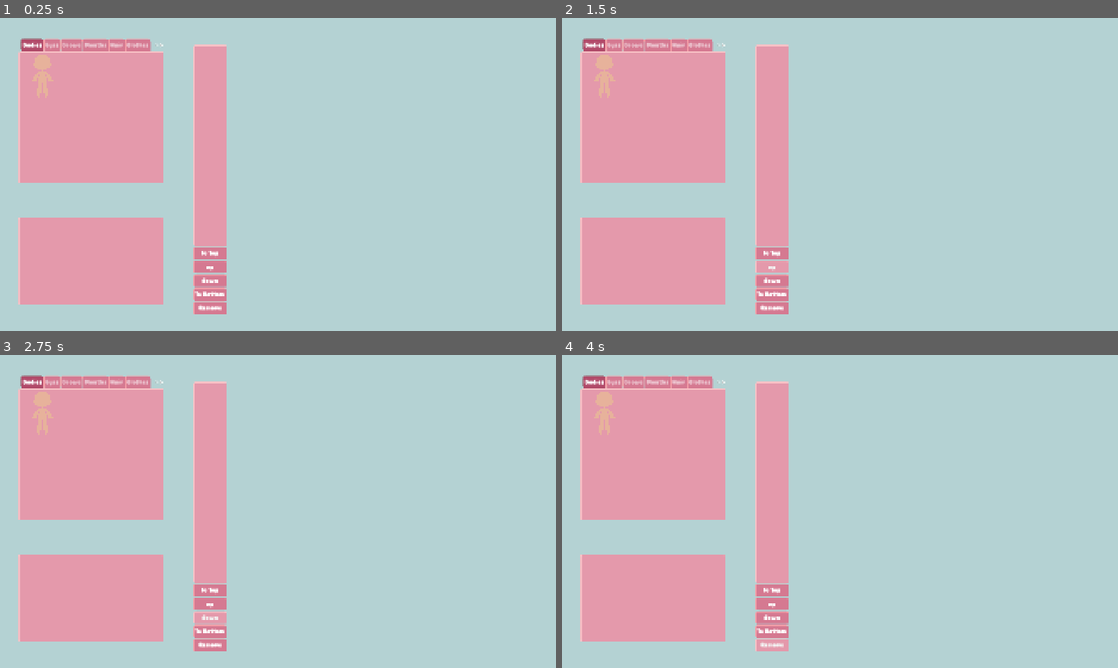
Above: before the commit, frames 1-4 (two rows, left to right).
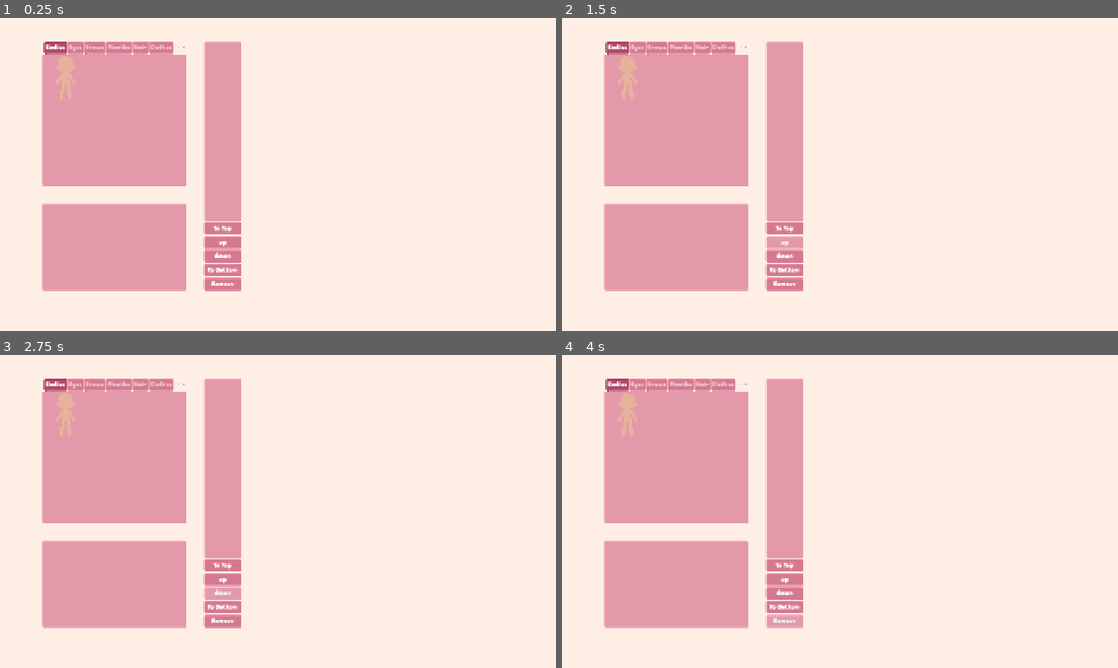
Above: after the commit, the same moments.

Repository: DayaanS/dress-up
Game: Godot game, scene res://scenes/customization.tscn
Two runs of this game, one before a commit and one after it. Both use one fixed random seed, a clock stepped at 60 frames per second and the inputs below.
Inputs:
- Up to frame 1 (0.25 s): no input
- Up to frame 2 (1.5 s): click "To Top" at 0.5 s; click "up" at 1.25 s
- Up to frame 3 (2.75 s): click "down" at 2 s
- Up to frame 4 (4 s): click "To Bottom" at 2.75 s; click "Remove" at 3.5 s

The runs differ from the first frame. In frame 1, 84% of the frame differs, in the area x 0-100%, y 0-100%; in frame 2, 84%; in frame 3, 84%; in frame 4, 84%.

Commit message:
docs: add README and add comments and documentation in script

Diff:
--- a/data/item.gd
+++ b/data/item.gd
@@ -1,5 +1,6 @@
 extends Resource
 
+## Resource for storing item data
 class_name Item
 
 @export var item_id: String # needs to be unique for each item, used to identify which item layer corresponds to
--- a/data/item_part.gd
+++ b/data/item_part.gd
@@ -1,5 +1,6 @@
 extends Resource
 
+## Resource for storing data of item parts
 class_name ItemPart
 
 @export var name: String
--- a/scenes/customization.tscn
+++ b/scenes/customization.tscn
@@ -10,7 +10,7 @@
 z_index = -4
 offset_right = 1920.0
 offset_bottom = 1080.0
-color = Color(0.7055854, 0.82378477, 0.8285326, 1)
+color = Color(0.9999997, 0.9330578, 0.8940964, 1)
 
 [node name="UI" type="CanvasLayer" parent="." unique_id=2042037321]
 
@@ -70,27 +70,26 @@
 layout_mode = 2
 
 [node name="ItemSelection" parent="UI" unique_id=1754921532 node_paths=PackedStringArray("layers_ui", "outfit") instance=ExtResource("3_cb7s4")]
-offset_left = 64.0
-offset_top = 72.0
-offset_right = -1356.0
-offset_bottom = -508.0
+offset_left = 144.0
+offset_top = 80.0
+offset_right = -1276.0
+offset_bottom = -500.0
 size_flags_horizontal = 0
 layers_ui = NodePath("../Layers")
 outfit = NodePath("../../Outfit")
 
 [node name="ItemColorSelection" parent="UI" unique_id=1949384703 instance=ExtResource("4_cb7s4")]
-offset_left = 64.0
-offset_top = 688.0
-offset_right = -1356.0
-offset_bottom = -92.0
+offset_left = 144.0
+offset_top = 640.0
+offset_right = -1276.0
+offset_bottom = -140.0
 size_flags_horizontal = 0
 
 [node name="Layers" parent="UI" unique_id=136292836 node_paths=PackedStringArray("items_parent_node", "item_color_selection", "item_selection") instance=ExtResource("5_pb2oy")]
-offset_left = 675.0
-offset_top = 93.0
-offset_right = -1145.0
-offset_bottom = -43.0
-scale = Vector2(1, 0.985)
+offset_left = 704.0
+offset_top = 79.99999
+offset_right = -1086.0
+offset_bottom = -140.0
 items_parent_node = NodePath("../../Outfit")
 item_color_selection = NodePath("../ItemColorSelection")
 item_selection = NodePath("../ItemSelection")
--- a/scripts/item_color_selection.gd
+++ b/scripts/item_color_selection.gd
@@ -1,16 +1,16 @@
 extends Control
 
 @onready var color_list: VBoxContainer =$Panel/MarginContainer/VBoxContainer
-var item_part_color_selection = preload("res://scenes/item_part_color_selection.tscn")
+var item_part_color_selection:PackedScene = preload("res://scenes/item_part_color_selection.tscn")
 
 
-func remove_item_colors():
+func remove_item_colors() -> void:
 	for color_button in color_list.get_children():
 		color_button.queue_free()
 
 
 # adds color pickers for colors of Item
-func add_item_colors(item:Item):
+func add_item_colors(item:Item) -> void:
 	remove_item_colors()
 	for i in len(item.colors):
 		var item_part_color_selection_instance = item_part_color_selection.instantiate()
--- a/scripts/item_part_color_selection.gd
+++ b/scripts/item_part_color_selection.gd
@@ -1,11 +1,11 @@
 extends HBoxContainer
 
 @export var color: Color
-@export var part_name:String
+@export var part_name: String
 @onready var color_picker_button: ColorPickerButton = $ColorPickerButton
 @onready var label: Label = $Label
 
-var color_picker_index = 0
+var color_picker_index: int = 0
 
 
 func change_item_color(item:Item, index:int, color:Color) -> void:
--- a/scripts/item_selection.gd
+++ b/scripts/item_selection.gd
@@ -15,37 +15,35 @@
 @export var layers_ui: Control
 @export var outfit: Node2D
 
-var skeleton_scene = preload("res://scenes/skeleton.tscn")
+var skeleton_scene: PackedScene = preload("res://scenes/skeleton.tscn")
 
 var current_item_nodes: Dictionary[String, Skeleton] = {}
 
 @onready var item_color_selection: Control = $"../ItemColorSelection"
 
 
-# adds a skeleton base for item_parts to attach to and returns that node
-func add_item_to_body(all_items_data, index:int, selected: bool):
+## adds a skeleton base for item_parts to attach to and returns that node
+func add_item_to_body(all_items_data:Array[Item], index:int, selected: bool) -> void:
 	if selected == true:
 		var skeleton:Skeleton = skeleton_scene.instantiate()
 		outfit.add_child(skeleton)
 		skeleton.add_item(all_items_data[index])
 		current_item_nodes[all_items_data[index].item_id] = skeleton # + 1 cause item 0 is body
-		print(current_item_nodes)
-		layers_ui.add_layer_to_UI(all_items_data[index].item_id, selected, all_items_data[index].icon)
+		layers_ui.add_layer_to_UI(all_items_data[index].item_id, all_items_data[index].icon)
 	else:
-	#if current_item_nodes[index+1] != null and is_instance_valid(current_item_nodes[index+1]):
 		current_item_nodes[all_items_data[index].item_id].free()
 		layers_ui.remove_layer_from_UI(all_items_data[index].item_id)
 
 
-# reselects the selected item for new user selected colors to update
-func reselect_item():
-	var selected_item_array = Global.get_array_of_item(Global.selected_item)
-	var index = selected_item_array.find(Global.selected_item)
+## reselects the selected item for new user selected colors to update
+func reselect_item() -> void:
+	var selected_item_array:Array[Item] = Global.get_array_of_item(Global.selected_item)
+	var index: int = selected_item_array.find(Global.selected_item)
 	add_item_to_body(selected_item_array, index, false)
 	add_item_to_body(selected_item_array, index, true)
 
 
-func deselect_item(selected_item_array, index):
+func deselect_item(selected_item_array: Array[Item], index: int) -> void:
 	match selected_item_array:
 		Global.all_bodies_data:
 			bodies_list.deselect(index)
@@ -67,8 +65,8 @@
 		if current_item_nodes[key] != null and is_instance_valid(current_item_nodes[key]):
 			current_item_nodes[key].set_pose(limb, index)
 
-# Called when the node enters the scene tree for the first time.
-# Populates ItemList nodes with item or and names
+## Called when the node enters the scene tree for the first time.
+## Populates ItemList nodes with item or and names
 func _ready() -> void:
 	for item in Global.all_bodies_data:
 		bodies_list.add_icon_item(item.icon)
--- a/scripts/layers_ordering.gd
+++ b/scripts/layers_ordering.gd
@@ -5,19 +5,17 @@
 @export var items_parent_node: Node2D
 @export var item_color_selection: Control
 @export var item_selection: Control
-
 var all_selected_items_nodes:Array[Node]
 var current_layer_count: int = -1
 
 
-
-func add_layer_to_UI(item_id, selected, icon):
+func add_layer_to_UI(item_id: String, icon: Texture2D) -> void:
 	layers_list.add_item(item_id, icon)
 	layers_list.move_item(layers_list.item_count-1, 0)
 	current_layer_count += 1
 
 
-func remove_layer_from_UI(item_id):
+func remove_layer_from_UI(item_id: String) -> void:
 	for i in range(layers_list.item_count):
 		var layer_text = layers_list.get_item_text(i)
 		if item_id == layer_text:
@@ -31,7 +29,7 @@
 		all_selected_items_nodes = items_parent_node.get_children()
 
 		layers_list.move_item(selected_layer_index, 0)
-		var item_node = all_selected_items_nodes[current_layer_count-selected_layer_index]
+		var item_node:Skeleton = all_selected_items_nodes[current_layer_count-selected_layer_index]
 		items_parent_node.move_child(item_node, len(all_selected_items_nodes))
 
 
@@ -40,7 +38,7 @@
 		selected_layer_index = layers_list.get_selected_items()[0]
 		all_selected_items_nodes = items_parent_node.get_children()
 		layers_list.move_item(selected_layer_index, selected_layer_index - 1)
-		var item_node = all_selected_items_nodes[current_layer_count - selected_layer_index]
+		var item_node:Skeleton = all_selected_items_nodes[current_layer_count - selected_layer_index]
 		items_parent_node.move_child(item_node, item_node.get_index() + 1)
 
 
@@ -50,7 +48,7 @@
 		all_selected_items_nodes = items_parent_node.get_children()
 
 		layers_list.move_item(selected_layer_index, selected_layer_index + 1)
-		var item_node = all_selected_items_nodes[current_layer_count - selected_layer_index]
+		var item_node:Skeleton = all_selected_items_nodes[current_layer_count - selected_layer_index]
 		if item_node.get_index() >= 1:
 			# for item not appear on top again if the item already on the lowest layer
 			items_parent_node.move_child(item_node, item_node.get_index() - 1)
@@ -58,25 +56,25 @@
 
 func _on_to_bottom_pressed() -> void:
 	if Global.selected_item:
-		var layers_list_size = layers_list.item_count
+		var layers_list_size: int = layers_list.item_count
 		selected_layer_index = layers_list.get_selected_items()[0]
 		all_selected_items_nodes = items_parent_node.get_children()
 
 		layers_list.move_item(selected_layer_index, layers_list_size-1)
-		var item_node = all_selected_items_nodes[current_layer_count-selected_layer_index]
+		var item_node:Skeleton = all_selected_items_nodes[current_layer_count-selected_layer_index]
 		items_parent_node.move_child(item_node, 0)
 
 
 func _on_remove_pressed() -> void:
 	if Global.selected_item:
-		var selected_item_array = Global.get_array_of_item(Global.selected_item)
-		var index = selected_item_array.find(Global.selected_item)
+		var selected_item_array: Array[Item] = Global.get_array_of_item(Global.selected_item)
+		var index: int = selected_item_array.find(Global.selected_item)
 		item_selection.add_item_to_body(selected_item_array, index, false)
 		item_selection.deselect_item(selected_item_array, index)
 
 
 func _on_layers_list_item_selected(index: int) -> void:
-	var item_id = layers_list.get_item_text(index)
+	var item_id: String = layers_list.get_item_text(index)
 	for item in Global.all_items_data:
 		if item_id == item.item_id:
 			Global.selected_item = item
--- a/scripts/skeleton.gd
+++ b/scripts/skeleton.gd
@@ -1,5 +1,6 @@
 extends Node2D
 
+## Node that item parts attach to and is posed by animations
 class_name Skeleton
 
 @onready var arm_l_animations: AnimationPlayer = $AnimationTree/ArmLAnimations
@@ -8,7 +9,7 @@
 @onready var leg_r_animations: AnimationPlayer = $AnimationTree/LegRAnimations
 
 
-func add_item_part(item:Item, item_part_data:ItemPart):
+func add_item_part(item:Item, item_part_data:ItemPart) -> void:
 	var item_part = ItemPartNode.new()
 	item_part.sprite = item_part_data.sprite
 	item_part.color = item.colors[item_part_data.color_index]
@@ -19,12 +20,12 @@
 	parent.add_child(item_part)
 
 
-func add_item(item):
+func add_item(item:Item) -> void:
 	for item_part_data in item.parts:
 		add_item_part(item, item_part_data)
 
 
-func set_pose(category, index):
+func set_pose(category: String, index: int) -> void:
 	match category:
 		"arm_l":
 			play_animation(arm_l_animations, index)
@@ -35,7 +36,7 @@
 		"leg_r":
 			play_animation(leg_r_animations, index)
 
-func play_animation(animation_player:AnimationPlayer, index:int):
+func play_animation(animation_player:AnimationPlayer, index:int) -> void:
 	var animations_names_list = animation_player.get_animation_list()
 	animation_player.play(animations_names_list[0]) # reset animation
 	animation_player.advance(0) # make sure first frame is immediatly used
@@ -43,5 +44,5 @@
 	animation_player.advance(0)
 
 
-func set_color(item_part:ItemPartNode, color):
+func set_color(item_part:ItemPartNode, color: Color) -> void:
 	item_part.color = color
Not shown, added: README.md
